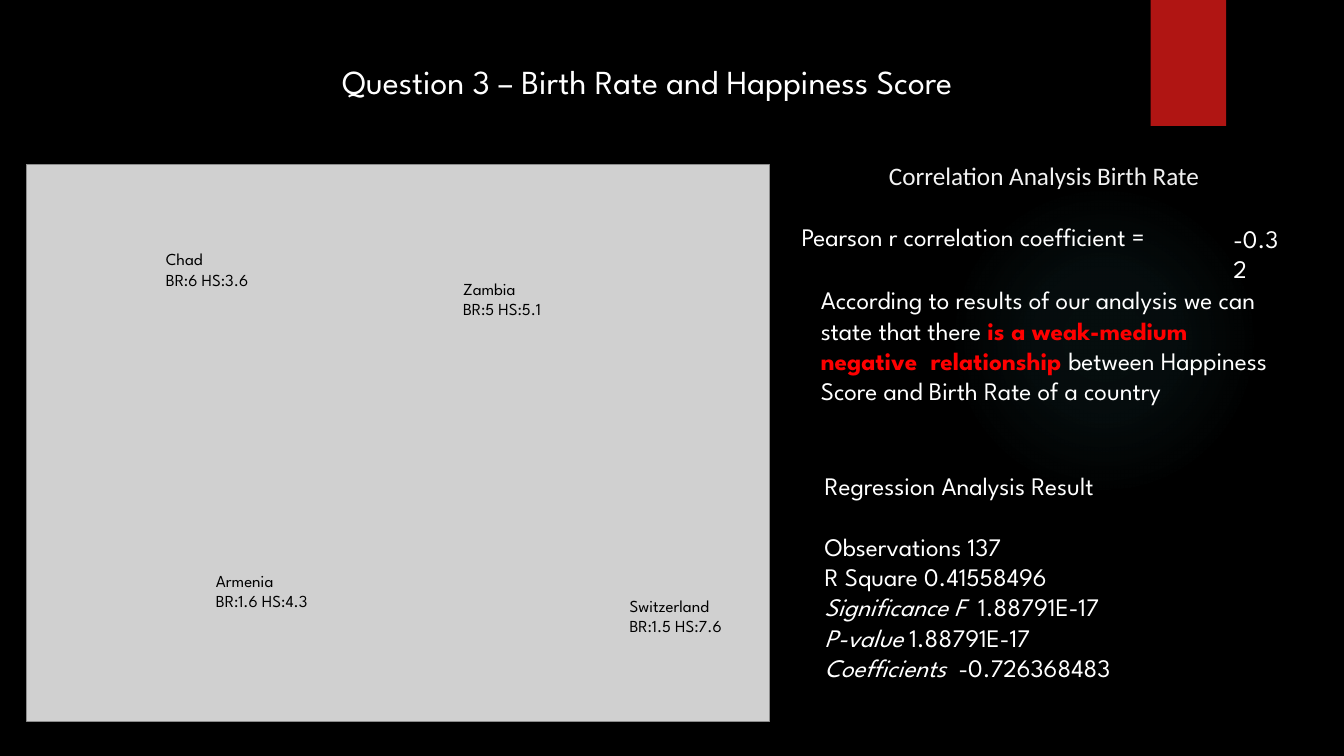
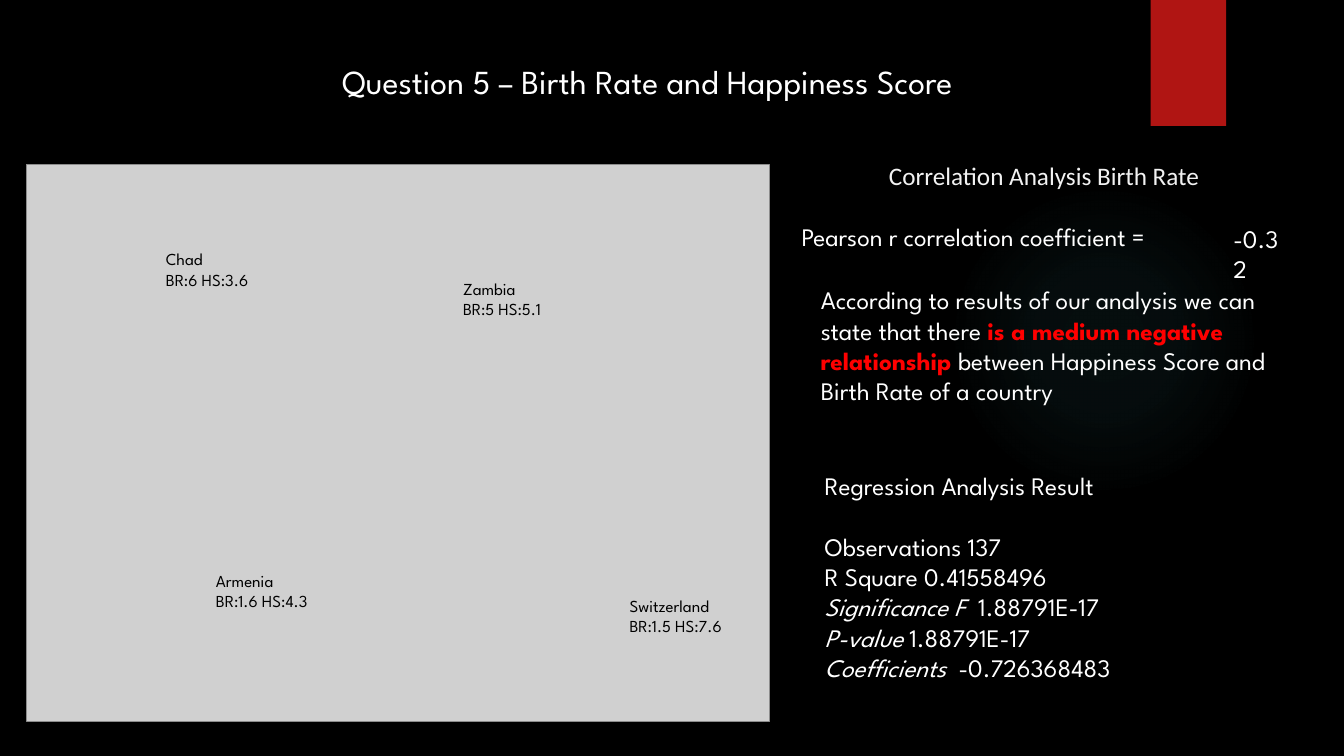
Before and after one commit to sinancengiz/World_Happiness, a slide deck: slide 8 of Project_1_Team_7_Presentation.pptx. Drawn at 1344x756 pixels with LibreOffice and Linux fonts; fonts in the diff are those of the drawing; grey boxes stand for pictures; background and template pictures are left out. Boxes give left, top, right and bottom in pixels: in the first picture for what was removed or moved away, otherwise in the second. Text is boxed around its words. In the diff, an @@ line names an element or a change of style, - is before the commit and + after.

Commit message:
question numbers edited

```diff
--- a/Project_1_Team_7_Presentation.pptx
+++ b/Project_1_Team_7_Presentation.pptx
@@ text at <box>342,71,952,101</box>: text changed @@
-Question 3 – Birth Rate and Happiness Score
+Question 5 – Birth Rate and Happiness Score
@@ text at <box>821,291,1265,406</box>: text changed @@
-According to results of our analysis we can state that there is a weak-medium negative relationship between Happiness Score and Birth Rate of a country
+According to results of our analysis we can state that there is a medium negative relationship between Happiness Score and Birth Rate of a country
```
